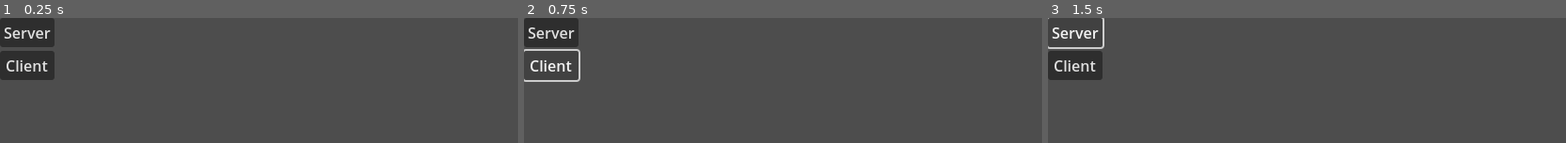
Above: before the commit, frames 1-3 (left to right).
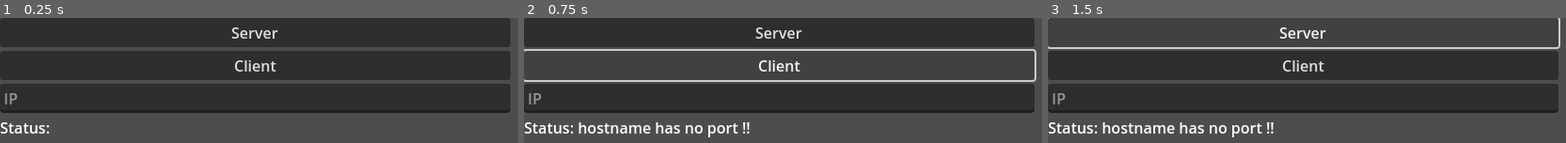
Above: after the commit, the same moments.

Repository: aixizu/MultiplayerDnD
Game: Godot game, scene res://scenes/room.tscn
The game is run twice, just before and just after one commit, with the same random seed, the same clock (stepped at 60 frames per second) and the same inputs. The engine's default icon, where the game draws it, is replaced by a stand-in: a white triangle on a blue panel in a dark square.
Inputs:
- Up to frame 1 (0.25 s): no input
- Up to frame 2 (0.75 s): click "Client" at 0.5 s
- Up to frame 3 (1.5 s): click "Server" at 1.25 s

The runs differ from the first frame. In frame 1, 65% of the frame differs, in the area x 0-99%, y 0-93%; in frame 2, 49%; in frame 3, 48%.

Commit message:
custom hostname support

Diff:
--- a/scenes/network_ui.tscn
+++ b/scenes/network_ui.tscn
@@ -13,8 +13,8 @@
 
 [node name="VBoxContainer" type="VBoxContainer" parent="."]
 layout_mode = 0
-offset_right = 40.0
-offset_bottom = 40.0
+offset_right = 543.0
+offset_bottom = 136.0
 
 [node name="Server" type="Button" parent="VBoxContainer"]
 layout_mode = 2
@@ -24,5 +24,13 @@
 layout_mode = 2
 text = "Client"
 
+[node name="IP" type="LineEdit" parent="VBoxContainer"]
+layout_mode = 2
+placeholder_text = "IP"
+
+[node name="Status" type="Label" parent="VBoxContainer"]
+layout_mode = 2
+text = "Status:"
+
 [connection signal="pressed" from="VBoxContainer/Server" to="." method="_on_server_pressed"]
 [connection signal="pressed" from="VBoxContainer/Client" to="." method="_on_client_pressed"]
--- a/scripts/network_handler.gd
+++ b/scripts/network_handler.gd
@@ -1,16 +1,20 @@
 extends Node
 
-const IP_ADDRESS : String = "localhost"
+const IP_ADDRESS : String = "127.0.0.1"
 const PORT: int = 15155
 
 var peer : ENetMultiplayerPeer
+
+func _ready() -> void:
+	if OS.has_feature("server"):
+		start_server()
 
 func start_server() -> void:
 	peer = ENetMultiplayerPeer.new()
 	peer.create_server(PORT)
 	multiplayer.multiplayer_peer = peer
 
-func start_client() -> void:
+func start_client(ip: String, port: int) -> void:
 	peer = ENetMultiplayerPeer.new()
-	peer.create_client(IP_ADDRESS, PORT)
+	peer.create_client(ip, port)
 	multiplayer.multiplayer_peer = peer
--- a/scripts/network_ui.gd
+++ b/scripts/network_ui.gd
@@ -1,7 +1,33 @@
 extends Control
 
+@onready var ip: LineEdit = $VBoxContainer/IP
+@onready var status: Label = $VBoxContainer/Status
+
+func _ready() -> void:
+	if OS.has_feature("server"):
+		self.queue_free();
+
 func _on_client_pressed() -> void:
-	NetworkHandler.start_client()
+	status.text = "Status: Connecting..."
+	var text = ip.text
+	var parts = text.split(":")
+	var hostname = ""
+	var port = 0
+
+	if parts.size() == 2:
+		hostname = parts[0]
+		port = int(parts[1])
+	elif parts.size() == 1:
+		status.text = "Status: hostname has no port !!"
+		return;
+
+	if not hostname.is_empty():
+		NetworkHandler.start_client(hostname, port)
+		status.text = "Status: Connected ?"
+		return;
+	else:
+		status.text = "Status: no hostname !!"
+		return;
 
 func _on_server_pressed() -> void:
 	NetworkHandler.start_server()
Not shown: 1 places in scenes/network_ui.tscn that only renumber resources
